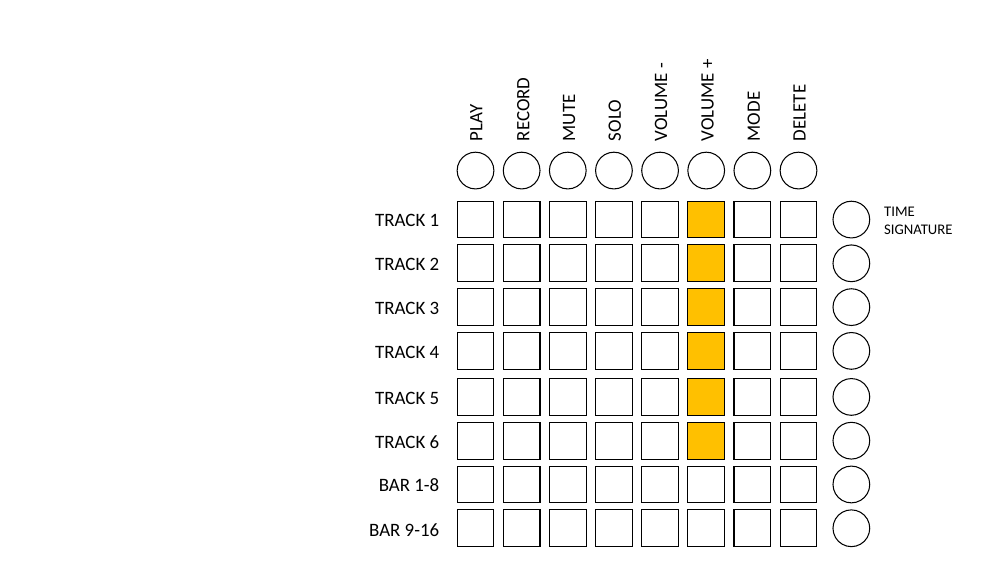
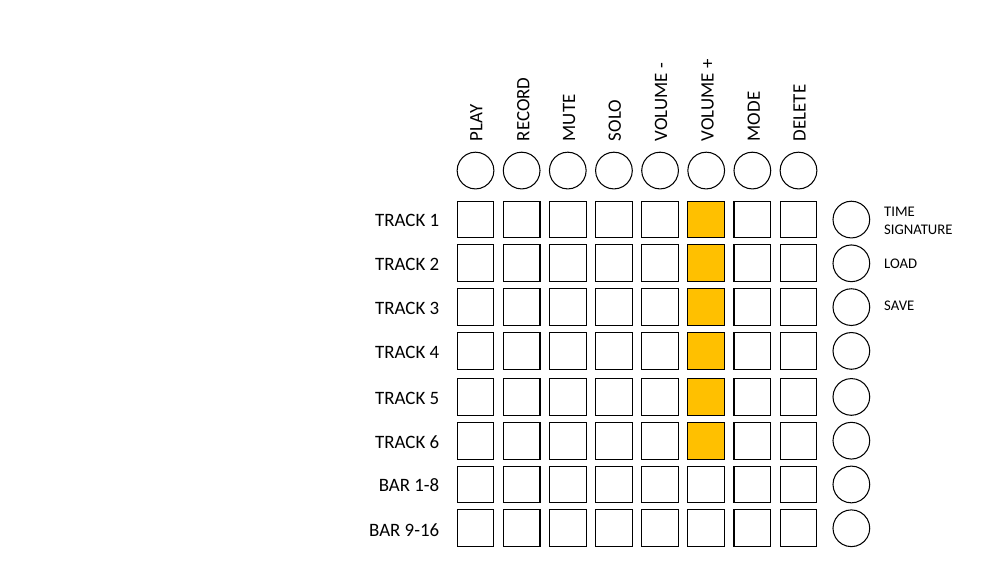
Before and after one commit to denybear/boocli, a slide deck: slide 2 of pictures/BOOCLI.pptx. Drawn at 1008x567 pixels with LibreOffice and Linux fonts; fonts in the diff are those of the drawing. Boxes give left, top, right and bottom in pixels: in the first picture for what was removed or moved away, otherwise in the second. Text is boxed around its words. In the diff, an @@ line names an element or a change of style, - is before the commit and + after.

```diff
--- a/pictures/BOOCLI.pptx
+++ b/pictures/BOOCLI.pptx
@@ text added at bbox=[884, 258, 917, 268], 14 pt, text #000000 @@
+LOAD
@@ text added at bbox=[884, 300, 914, 310], 14 pt, text #000000 @@
+SAVE
```
Also in this commit, not shown: 18 other slides changed, 19 other files.
